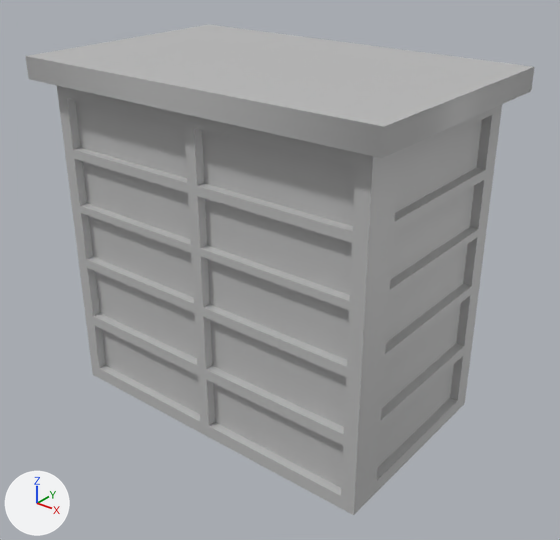
One commit to the FBX model Assets/Meshes/Building_Medium_Side_001.fbx: the scene before it, then after it.
Both versions are drawn from a 50 mm camera at (51.0, -10.8, -53.8) aimed at (1.5, 51.0, -92.1). The axes (+X, +Y, +Z) are drawn at lower left. The lights are the same throughout. Where no turn or scale is listed for an object, it has been applied to the vertices.

Script lines for the objects in view, before the commit:
```python
me_mesh = bpy.data.meshes.new('Mesh')
me_mesh.from_pydata(...)  # 282 vertices, 304 faces; spans x -22.0..22.0, y -14.0..14.0, z -20.0..20.0
me_mesh.materials.append(mat_lambert1)  # grey #bcbcbc
ob_building_medium_side_001 = bpy.data.objects.new('Building_Medium_Side_001', me_mesh)
ob_building_medium_side_001.location = (0.0, 51.6, -89.1)
```
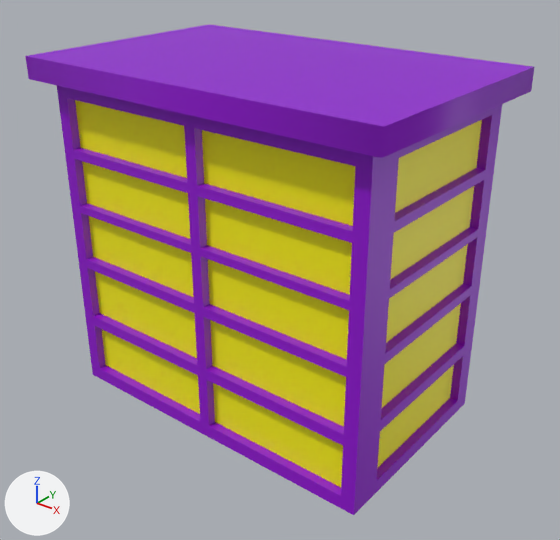
Where the newer file only moved an object's origin or applied its transform, the numbers keep the older frame.

Boxes [x1, y1, x2, y2] around the edits, measured in the pictures (560 x 540 px):
part 1 of me_mesh, recoloured (grey to purple)
    both: [25, 25, 534, 515]
part 2 of me_mesh, recoloured (grey to yellow)
    both: [75, 100, 482, 487]

Patch to the scene script:
```diff
--- a/Assets/Meshes/Building_Medium_Side_001.fbx.py
+++ b/Assets/Meshes/Building_Medium_Side_001.fbx.py
@@ mat_mainbuilding @@
+mat_mainbuilding = principled_material('MainBuilding')
+mat_mainbuilding.base_color = (0.29, 0.0, 0.663)  # purple #9300d5
@@ mat_windows @@
+mat_windows = principled_material('Windows')
+mat_windows.base_color = (1.0, 0.929, 0.0)  # yellow #fff700
@@ me_mesh @@
 me_mesh.from_pydata(...)  # 282 vertices, 304 faces; spans x -22.0..22.0, y -14.0..14.0, z -20.0..20.0
 # used by ob_building_medium_side_001; location = (0.0, 51.6, -89.1)
+# me_mesh part 1: 274 of the faces centred in x -22.0..22.0, y -14.0..14.0, z -20.0..20.0 switch from mat_lambert1 (grey #bcbcbc) to mat_mainbuilding (purple #9300d5)
+# me_mesh part 2: all 30 faces centred in x -19.0..19.0, y -11.0..11.0, z -15.3..12.9 switch from mat_lambert1 (grey #bcbcbc) to mat_windows (yellow #fff700)
```
